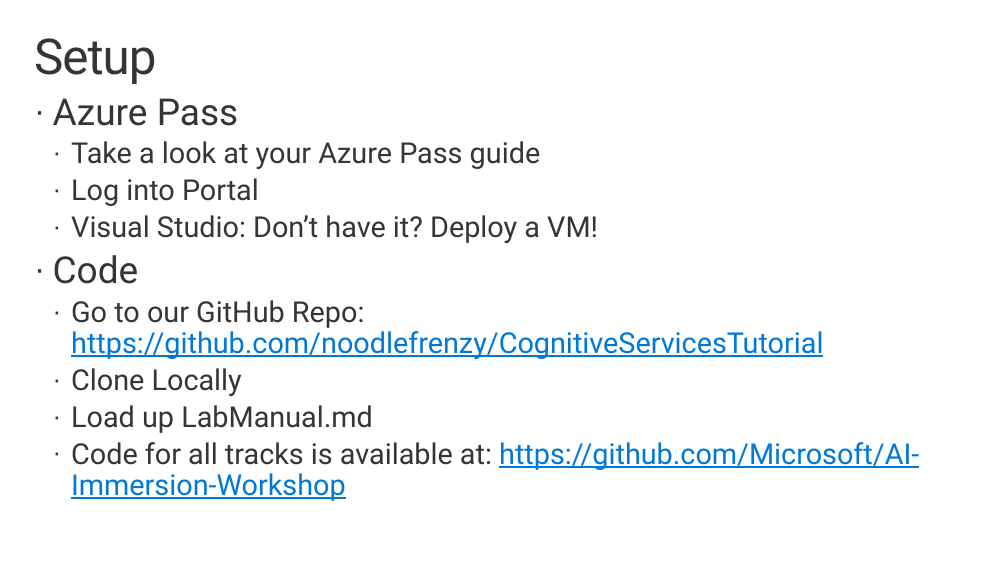
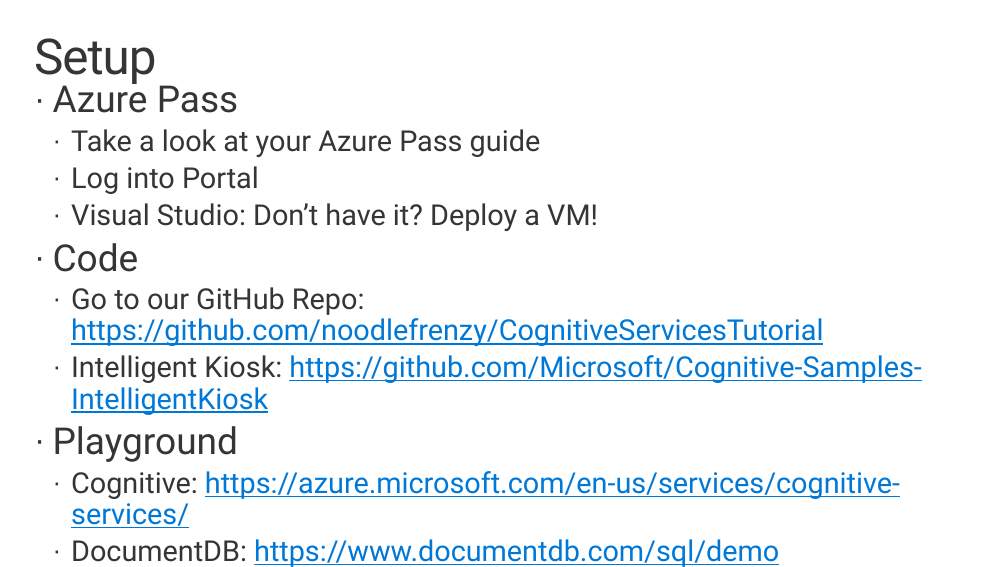
Before and after one commit to noodlefrenzy/CognitiveServicesTutorial, a slide deck: slide 17 of Presentations/AI_Immersion_Phase_1_DocumentDB.pptx. Drawn at 1008x567 pixels with LibreOffice and Linux fonts; fonts in the diff are those of the drawing; background and template pictures are left out. Boxes give left, top, right and bottom in pixels: in the first picture for what was removed or moved away, otherwise in the second. Text is boxed around its words. In the diff, an @@ line names an element or a change of style, - is before the commit and + after.

Commit message:
Adding links to intelligent kiosk, cog services trial page, docdb sql playground

```diff
--- a/Presentations/AI_Immersion_Phase_1_DocumentDB.pptx
+++ b/Presentations/AI_Immersion_Phase_1_DocumentDB.pptx
@@ text "Azure Pass": place and size @@
-text "Azure Pass" at bbox=[53, 98, 919, 501]
+text "Azure Pass" at bbox=[53, 78, 921, 567]
@@ text at bbox=[53, 355, 921, 567]: text changed; text colour #353535 to #0078D7 @@
-  · Clone Locally
-  · Load up LabManual.md
-  · Code for all tracks is available at: https://github.com/Microsoft/AI-Immersion-Workshop
+  · Intelligent Kiosk: https://github.com/Microsoft/Cognitive-Samples-IntelligentKiosk
+· Playground
+  · Cognitive: https://azure.microsoft.com/en-us/services/cognitive-services/
+  · DocumentDB: https://www.documentdb.com/sql/demo
```
